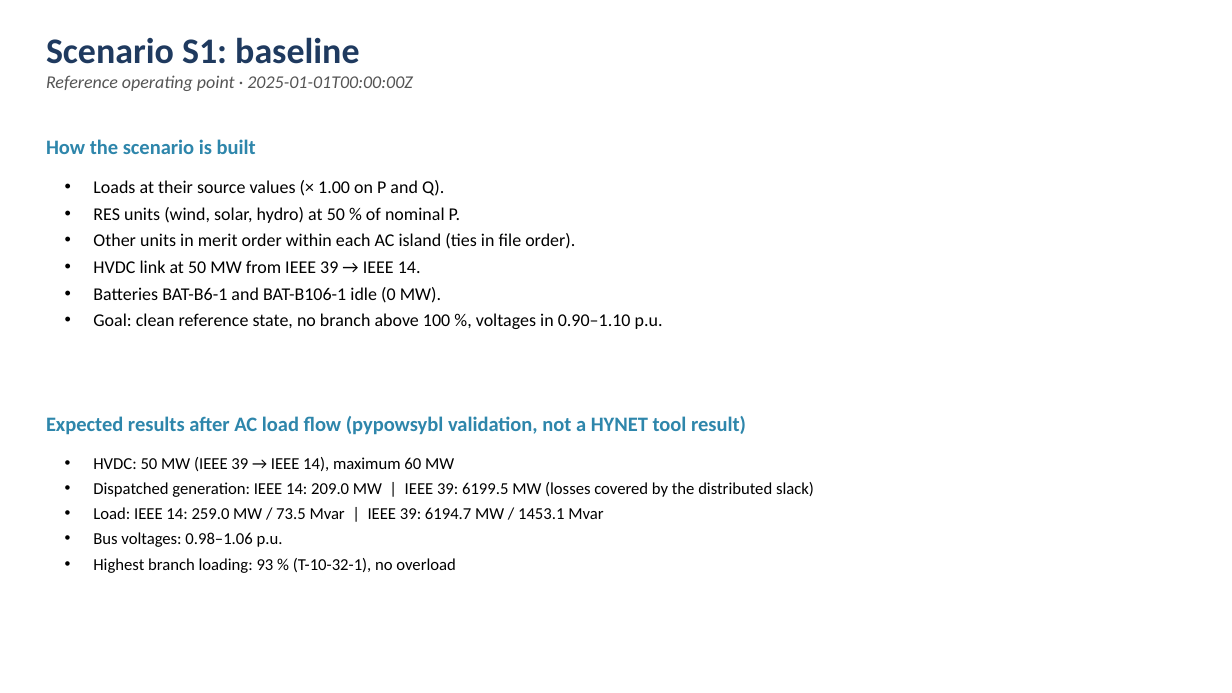
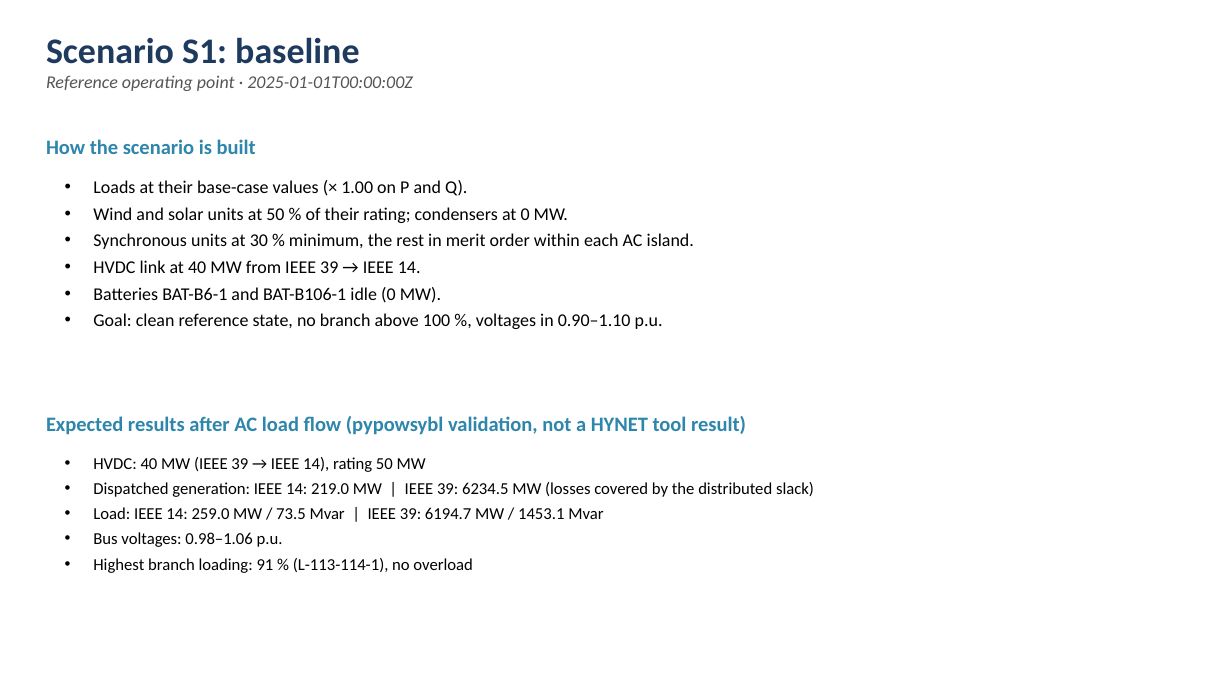
Before and after one commit to SuperGrid-Institute/hynet-t32-reference-test-case, a slide deck: slide 5 of docs/scenarios_presentation.pptx. Drawn at 1232x693 pixels with LibreOffice and Linux fonts; fonts in the diff are those of the drawing. Boxes give left, top, right and bottom in pixels: in the first picture for what was removed or moved away, otherwise in the second. Text is boxed around its words. In the diff, an @@ line names an element or a change of style, - is before the commit and + after.

Commit message:
feat(scenarios): rate units as in PowerFactory, add RES units and rebuild S1–S3

```diff
--- a/docs/scenarios_presentation.pptx
+++ b/docs/scenarios_presentation.pptx
@@ text at [93, 180, 694, 273]: text changed @@
-• Loads at their source values (× 1.00 on P and Q).
-• RES units (wind, solar, hydro) at 50 % of nominal P.
-• Other units in merit order within each AC island (ties in file order).
-• HVDC link at 50 MW from IEEE 39 → IEEE 14.
+• Loads at their base-case values (× 1.00 on P and Q).
+• Wind and solar units at 50 % of their rating; condensers at 0 MW.
+• Synchronous units at 30 % minimum, the rest in merit order within each AC island.
+• HVDC link at 40 MW from IEEE 39 → IEEE 14.
@@ text at [93, 457, 814, 497]: text changed @@
-• HVDC: 50 MW (IEEE 39 → IEEE 14), maximum 60 MW
-• Dispatched generation: IEEE 14: 209.0 MW | IEEE 39: 6199.5 MW (losses covered by the distributed slack)
+• HVDC: 40 MW (IEEE 39 → IEEE 14), rating 50 MW
+• Dispatched generation: IEEE 14: 219.0 MW | IEEE 39: 6234.5 MW (losses covered by the distributed slack)
@@ text at [93, 558, 472, 573]: text changed @@
-• Highest branch loading: 93 % (T-10-32-1), no overload
+• Highest branch loading: 91 % (L-113-114-1), no overload
```
Also in this commit, not shown: 3 other slides changed, 54 other files.
